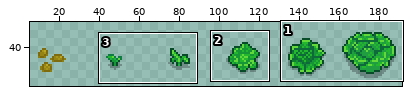
A sprite sheet gets an edit: img/farms/crops/PD_Cabbage.png. The picture above shows the old version from afar; the outline marks the close-up.
Close-up. The starting point:
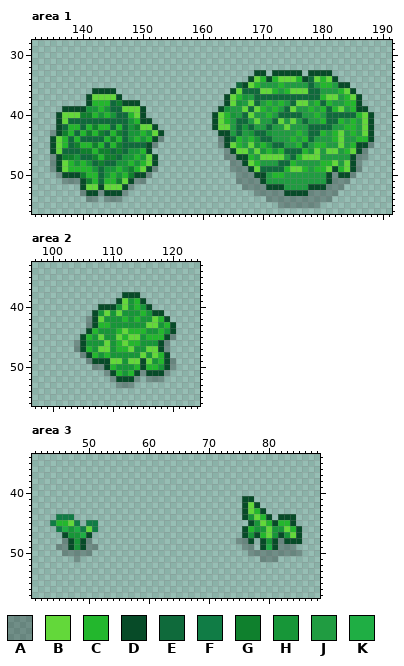
The file is 192x64 pixels. Colours within 5 levels of each other are drawn and written as one. Shown: area 1: x 132..191, y 28..56; area 2: x 97..124, y 33..56; area 3: x 41..88, y 34..57. The wide view leaves out empty margins.
Palette (. is transparent): A #00000040  B #63d83a  C #23b72d  D #074b28  E #0f6a3b  F #107c45  G #0f802d  H #179638  J #209c41  K #1fae44
Once edited:
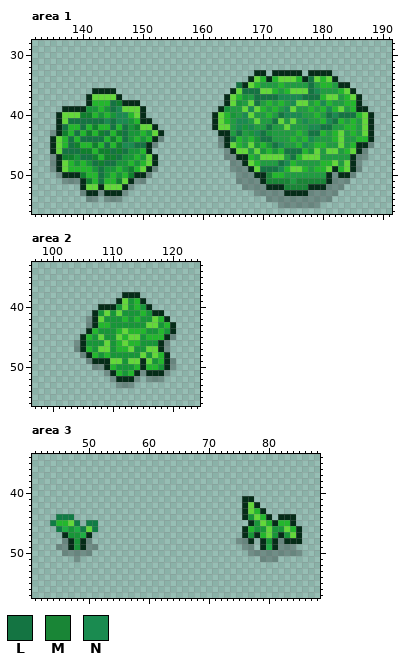
Colours new in this view: L #147442  M #198536  N #1a8b50
What changed:
colour D: #074b28 -> #052c18
Changed rows in their new state; - is a pixel that keeps its letter.
Area 1:
first column x 137:
34 -----------------------------------------L-------
35 -----------------------------L-----------L-------
36 ------------------------------LLL--------LN------
37 --------------------------------LLLLNNNNLLL------
38 --------L-----------------------L-----N----N-----
39 --------LN---------------------N-----N------N----
40 ---------NN-------------------N-----LNNN----LNLLL
41 -LLLLLLNLNN------------------NN----L----N---NL---
42 L--L----L-L------------------N-N--L------NNLL----
43 --L----L--L------------------L--NL-------LL------
44 -L-LLLL---L-----------------L----LL------N-------
45 -L-----L--NNLL---------------------LN---N--------
46 LLL-----L-L--------------------------LLL---------
47 ---LL----L----------------------------L----------
48 -----L-LL---------------------------LN-----------
49 ------L--------------------------LLLN------------
50 ------L---------------------------M--------------
51 ------L---------------------------MMMM-MMMMM-----
52 -------------------------------------MMMM--------
Changed places in both close-ups, as pixel boxes (x1, y1, x2, y2):
changed: (212, 70, 374, 196)
changed: (50, 88, 164, 196)
changed: (80, 292, 176, 382)
changed: (242, 496, 302, 550)
changed: (62, 532, 92, 550)
